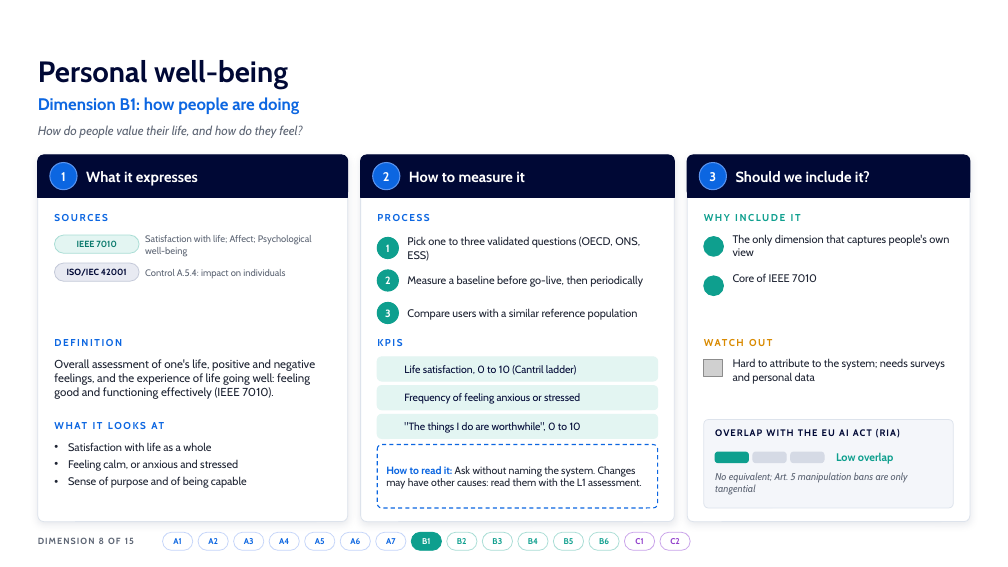
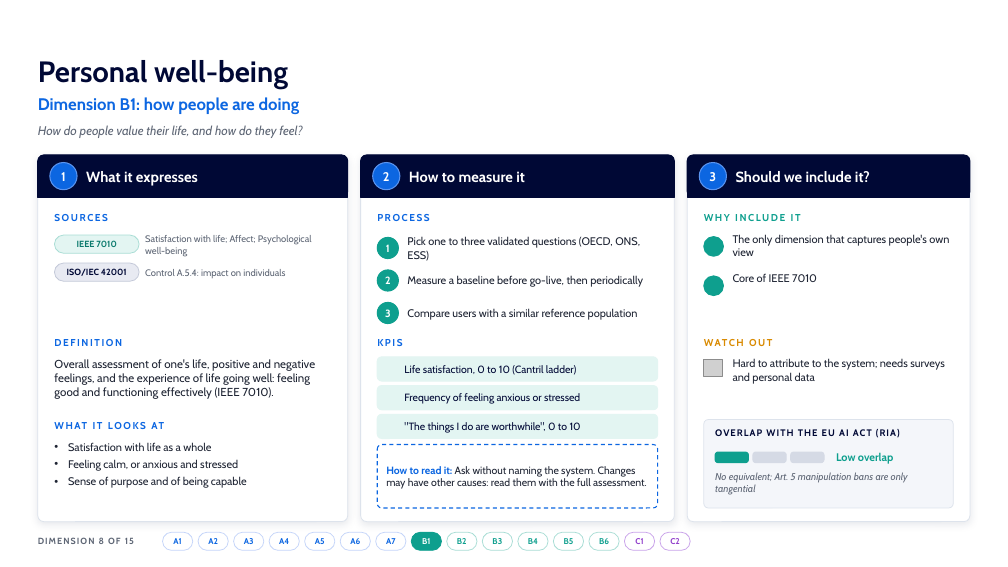
Before and after one commit to Jorge2k1/DTeTect, a slide deck: slide 11 of temp/FRAMEWORK IMPACT ASSESSMENT.pptx. Drawn at 1008x567 pixels with LibreOffice and Linux fonts; fonts in the diff are those of the drawing; grey boxes stand for pictures; background and template pictures are left out. Boxes give left, top, right and bottom in pixels: in the first picture for what was removed or moved away, otherwise in the second. Text is boxed around its words. In the diff, an @@ line names an element or a change of style, - is before the commit and + after.

```diff
--- a/temp/FRAMEWORK IMPACT ASSESSMENT.pptx
+++ b/temp/FRAMEWORK IMPACT ASSESSMENT.pptx
@@ text at bbox=[386, 466, 647, 489]: text changed @@
-How to read it: Ask without naming the system. Changes may have other causes: read them with the L1 assessment.
+How to read it: Ask without naming the system. Changes may have other causes: read them with the full assessment.
```
Also in this commit, not shown: 14 other slides changed, 1 slide added, 1 slide removed.
